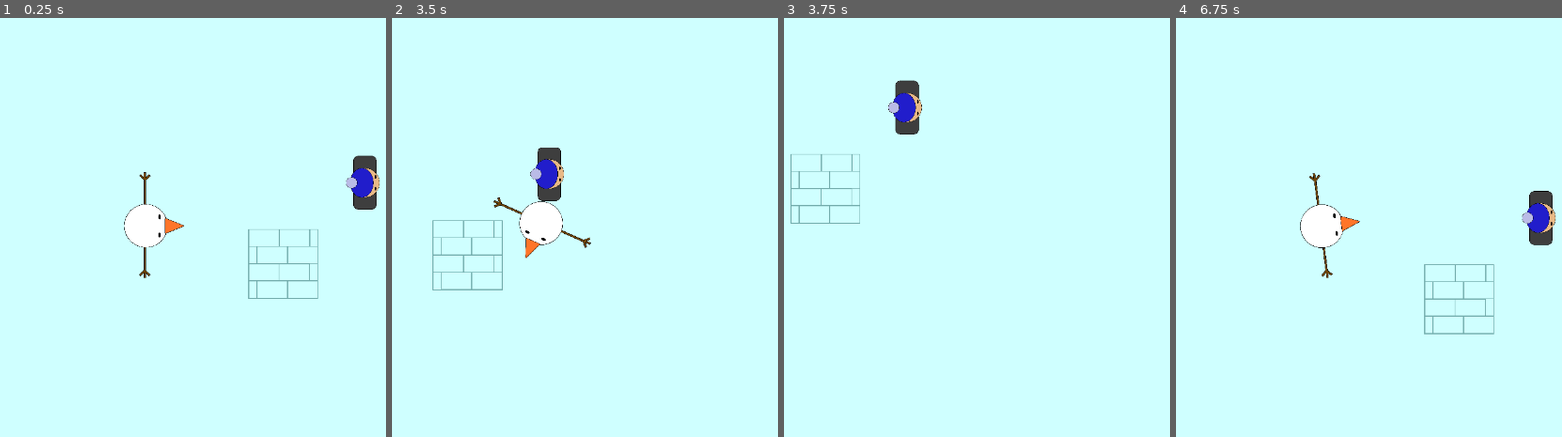
Above: before the commit, frames 1-4 (left to right).
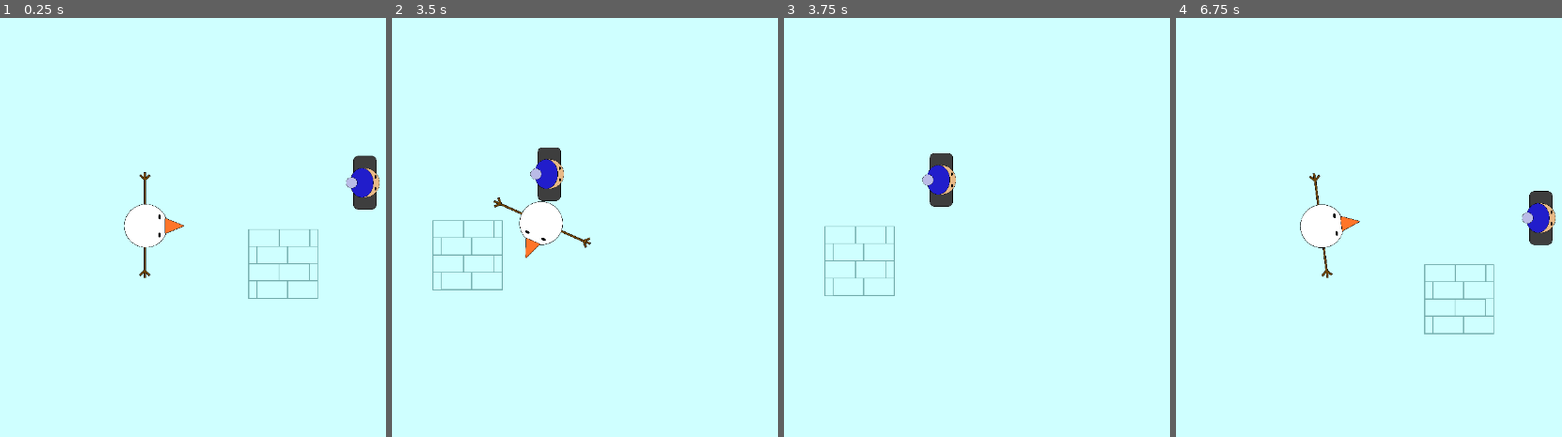
Above: after the commit, the same moments.

Repository: jesspancakes/topdownshooter
Game: Godot game, scene res://scenes/world.tscn
The game is run twice, just before and just after one commit, with the same random seed, the same clock (stepped at 60 frames per second) and the same inputs.
Inputs (mouse positions are in pixels of both pictures, inside the frame that each line leads up to):
- Up to frame 1 (0.25 s): no input
- Up to frame 2 (3.5 s): tap Enter at 0.5 s; move the mouse to (704, 206) at 0.52 s; hold D (move_right) 0.53-1.28 s; tap Space at 1.25 s; move the mouse to (outside the picture) at 1.27 s; hold S (move_down) 1.28-2.03 s; move the mouse to (615, 131) at 2.02 s; hold D (move_right) 2.03-2.78 s; move the mouse to (503, 311) at 2.77 s; hold W (move_up) from 2.78 s (still down)
- Up to frame 3 (3.75 s): move the mouse to (1158, 290) at 3.52 s; release W (move_up) at 3.53 s; hold A (move_left) from 3.53 s (still down)
- Up to frame 4 (6.75 s): tap Enter at 4.25, 5.75 s; move the mouse to (outside the picture) at 4.27 s; tap Space at 5, 6.5 s; move the mouse to (1361, 227) at 5.02 s; release A (move_left) at 5.03 s; hold S (move_down) 5.03-5.78 s; move the mouse to (1210, 118) at 5.77 s; hold D (move_right) 5.78-6.53 s; move the mouse to (1488, 206) at 6.52 s; hold W (move_up) from 6.53 s (still down)

Frames 1-2 are identical in both runs. In frame 3, 2.5% of the frame differs, in the area x 1-45%, y 14-67%; in frame 4, nothing differs.

Commit message:
enemy detects player

Diff:
--- a/scenes/enemy.tscn
+++ b/scenes/enemy.tscn
@@ -30,3 +30,6 @@
 
 [node name="CollisionShape2D" type="CollisionShape2D" parent="PlayerDetector"]
 shape = SubResource("CircleShape2D_efjcg")
+
+[connection signal="body_entered" from="PlayerDetector" to="." method="_on_player_detector_body_entered"]
+[connection signal="body_exited" from="PlayerDetector" to="." method="_on_player_detector_body_exited"]
--- a/scenes/player.tscn
+++ b/scenes/player.tscn
@@ -37,4 +37,6 @@
 position = Vector2(-4, 0)
 shape = SubResource("CapsuleShape2D_o4714")
 
+[node name="CameraRemoteTransform" type="RemoteTransform2D" parent="."]
+
 [connection signal="body_entered" from="Hitbox" to="." method="_on_hitbox_body_entered"]
--- a/scenes/world.tscn
+++ b/scenes/world.tscn
@@ -25,3 +25,5 @@
 
 [node name="Enemy" parent="." instance=ExtResource("3_at5gl")]
 position = Vector2(590, 164)
+
+[node name="MainCamera" type="Camera2D" parent="."]
--- a/scripts/enemy.gd
+++ b/scripts/enemy.gd
@@ -1,2 +1,25 @@
 extends CharacterBody2D
 class_name Enemy
+
+var player: Player = null
+
+func _process(delta: float) -> void:
+	pass
+
+
+
+func _physics_process(delta: float) -> void:
+	pass
+
+func _on_player_detector_body_entered(body: Node2D) -> void:
+	if body is Player:
+		if player == null:
+			player = body
+			print(name + "found the player")
+
+
+func _on_player_detector_body_exited(body: Node2D) -> void:
+	if body is Player:
+		if player != null:
+			player = null
+			print(name + "lost the player")
--- a/scripts/player.gd
+++ b/scripts/player.gd
@@ -1,6 +1,9 @@
 extends CharacterBody2D
+class_name Player
 
 signal died
+
+@onready var camera_remote_transform = $CameraRemoteTransform
 
 var speed = 300
 
--- a/scripts/world.gd
+++ b/scripts/world.gd
@@ -1,9 +1,11 @@
 extends Node2D
 
 @onready var player = $Player
+@onready var main_camera = $MainCamera
 
 func _ready() -> void:
 	player.died.connect(on_player_died)
+	player.camera_remote_transform.remote_path = main_camera.get_path()
 
 func on_player_died():
 	print("game over")
